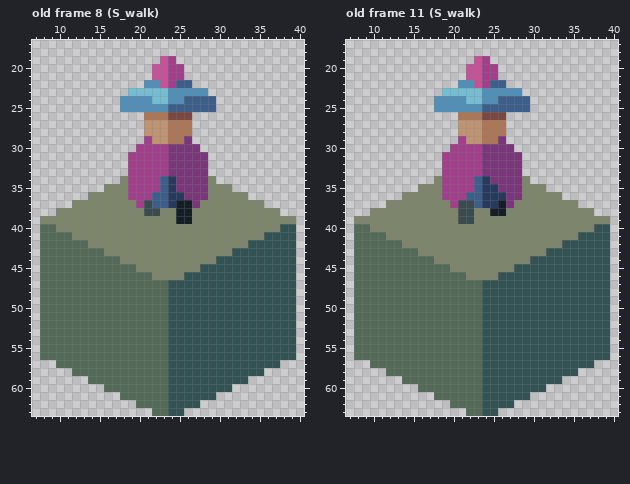
Pixel-art file -- game-off-2025-waves/scenes/player/player_anim.aseprite. Above is the file before it was changed.
48x64 pixels, 18 frames. Shown: old frame 8 (S_walk): x 7..40, y 17..63; old frame 11 (S_walk): x 7..40, y 17..63. The commit also changed other frames, which this record leaves out.
Once edited:
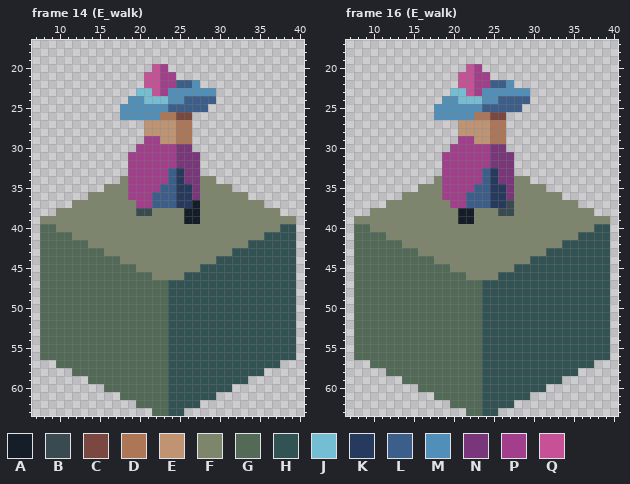
Palette (. is transparent): A #151d28  B #394a50  C #7a4841  D #ad7757  E #c09473  F #7d866b  G #536b56  H #315354  J #73bed3  K #253a5e  L #3c5e8b  M #4f8fba  N #7a367b  P #a23e8c  Q #c65197
A new or re-ordered frame is compared with the old frame closest to it.
The exact change:
frames 18 -> 23
Changed rows in their new state; - is an unchanged pixel.
Frame 14 (E_walk) is new; against old frame 8 (S_walk), layer "body":
first column x 18:
19 -----..-----
20 -----P..----
21 ---Q-P-.----
22 ---QQP---M--
23 -.--QP-----M
24 .--J--------
25 -----------.
26 MMMMM-D-----
27 ------E-----
28 ------E-----
29 ----P-E-D---
30 ------P--.--
31 ------P---.-
32 ------P---.-
33 ------LK--.-
34 -----PLK--F-
35 ------LKK-F-
36 ------L-K-F-
37 ---P--LKKA--
38 --B-F--F-A--
39 -------F-A--
Frame 16 (E_walk) is new; against old frame 11 (S_walk), layer "body":
first column x 18:
19 -----..-----
20 -----P..----
21 ---Q-P-.----
22 ---QQP---M--
23 -.--QP-----M
24 .--J--------
25 -----------.
26 MMMMM-D-----
27 ------E-----
28 ------E-----
29 ----P-E-D---
30 ------P--.--
31 ------P---.-
32 ------P---.-
33 ------LK--.-
34 -----PLK--F-
35 ------L-K-F-
36 ------L---F-
37 ---PL-L-KB--
38 ---AA--FBB--
39 ---AA-------
Where, in picture pixels (left, top, right, bottom), the same in both pictures:
changed: (120, 56, 216, 224)
changed: (434, 56, 530, 224)
